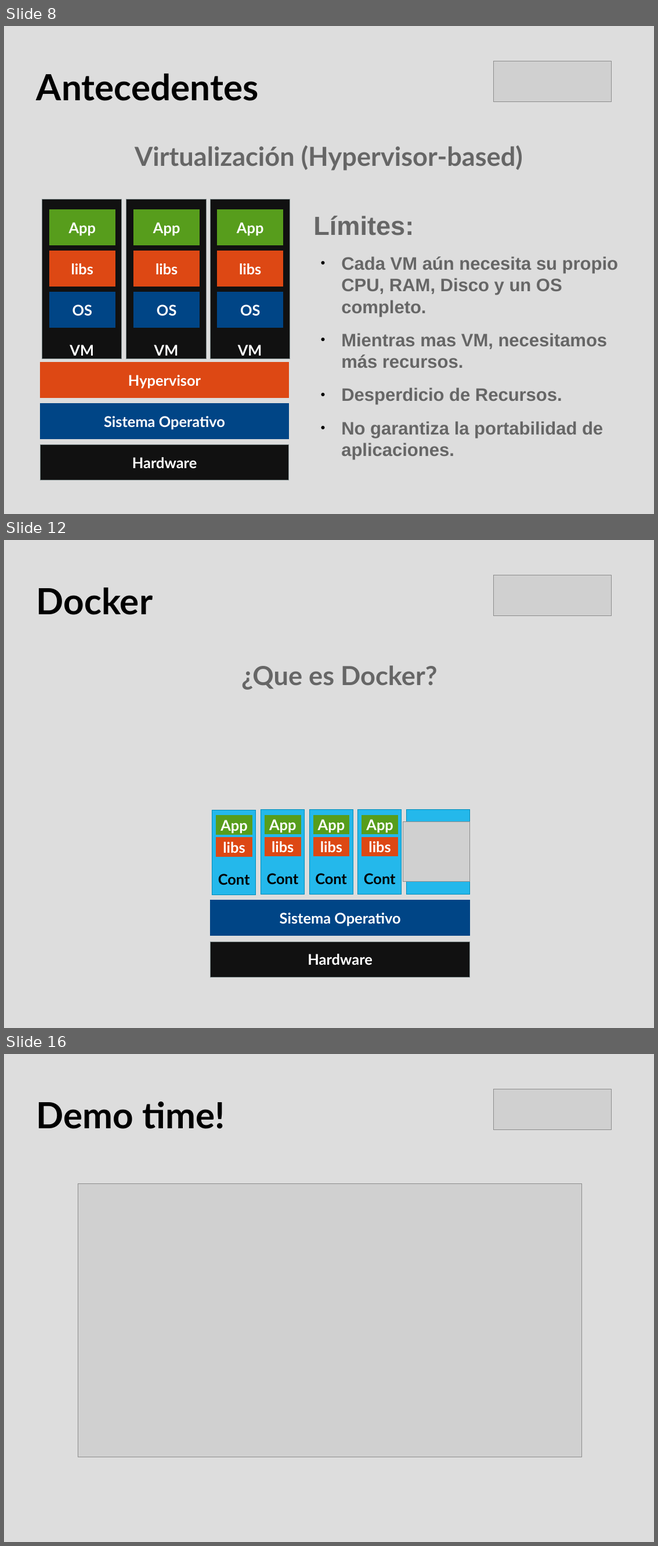
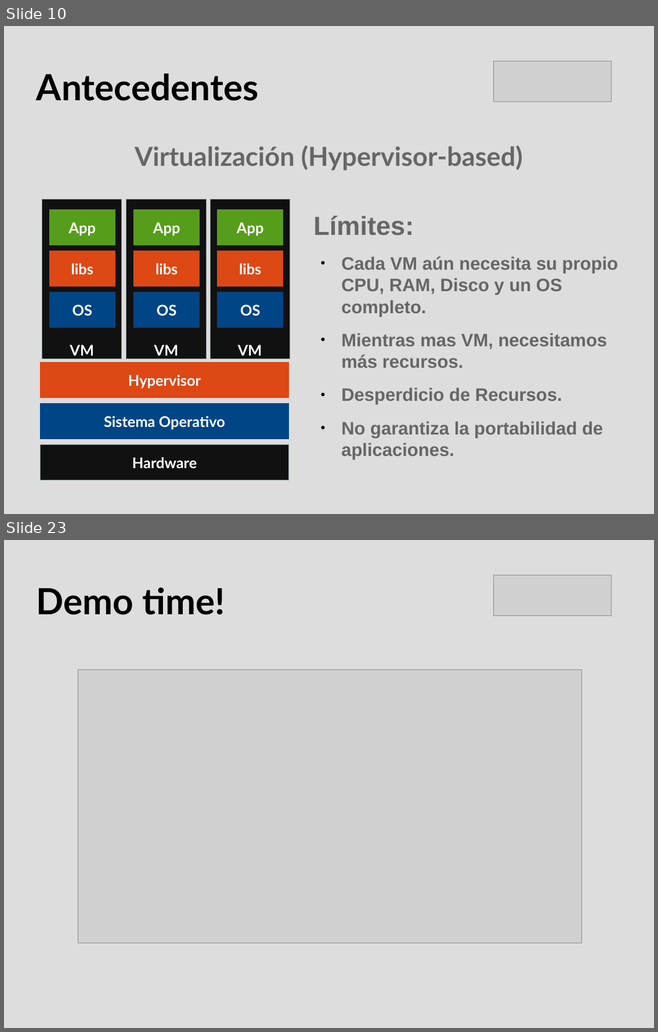
Before and after one commit to hdortiz/docker_rocc2015, a slide deck: presentacion.odp. Shown one above the other, each under a label of ours: slides 8, 12 and 16 before the commit, slides 10 and 23 after it; the slides between them are not shown. The pictures are 658x1546 and 658x1032 pixels, drawn with LibreOffice and Linux fonts; fonts in the diff are those of the drawing; grey boxes stand for pictures. Boxes give left, top, right and bottom in pixels: in the first picture for what was removed or moved away, otherwise in the second. Text is boxed around its words. In the diff, an @@ line names an element or a change of style, - is before the commit and + after.

Commit message:
Se agregaron diapositivas explicando los componentes y conceptos de docker como imagenes, contenedores, repositorios, docker hub, docker machine, docker compose, docker swarm

```diff
--- a/presentacion.odp
+++ b/presentacion.odp
@@ slide 12 removed at bbox=[4, 540, 654, 1028], background #DDDDDD @@
@@ title removed at bbox=[36, 588, 152, 615] @@
-Docker
@@ picture removed at bbox=[494, 575, 611, 616] @@
@@ text removed at bbox=[241, 665, 437, 690] @@
-¿Que es Docker?
@@ rectangle removed at bbox=[212, 810, 256, 895] @@
-Cont
@@ rectangle removed at bbox=[216, 816, 252, 834] @@
-App
@@ rectangle removed at bbox=[260, 809, 304, 894] @@
-Cont
@@ rectangle removed at bbox=[264, 815, 300, 833] @@
-App
@@ rectangle removed at bbox=[309, 809, 353, 894] @@
-Cont
@@ rectangle removed at bbox=[314, 815, 350, 833] @@
-App
@@ rectangle removed at bbox=[358, 809, 401, 894] @@
-Cont
@@ rectangle removed at bbox=[362, 815, 398, 833] @@
-App
@@ rectangle removed at bbox=[406, 809, 470, 894] @@
@@ picture removed at bbox=[402, 821, 470, 880] @@
@@ rectangle removed at bbox=[216, 837, 252, 856] @@
-libs
@@ rectangle removed at bbox=[264, 837, 300, 856] @@
-libs
@@ rectangle removed at bbox=[314, 837, 350, 856] @@
-libs
@@ rectangle removed at bbox=[362, 837, 398, 856] @@
-libs
@@ rectangle removed at bbox=[210, 900, 470, 936] @@
-Sistema Operativo
@@ rectangle removed at bbox=[210, 941, 470, 977] @@
-Hardware
@@ what was slide 8 is now slide 10 @@
@@ what was slide 16 is now slide 23 @@
```
Also in this commit, not shown: 7 slides changed, 10 slides added, 2 other slides removed, 3 other files.
